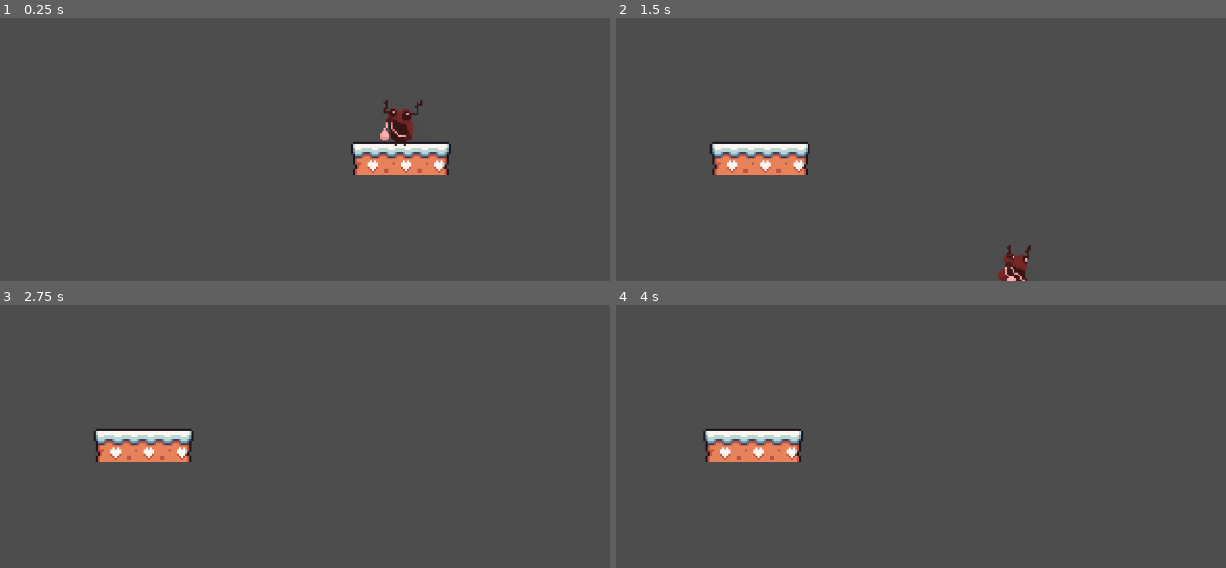
Above: before the commit, frames 1-4 (two rows, left to right).
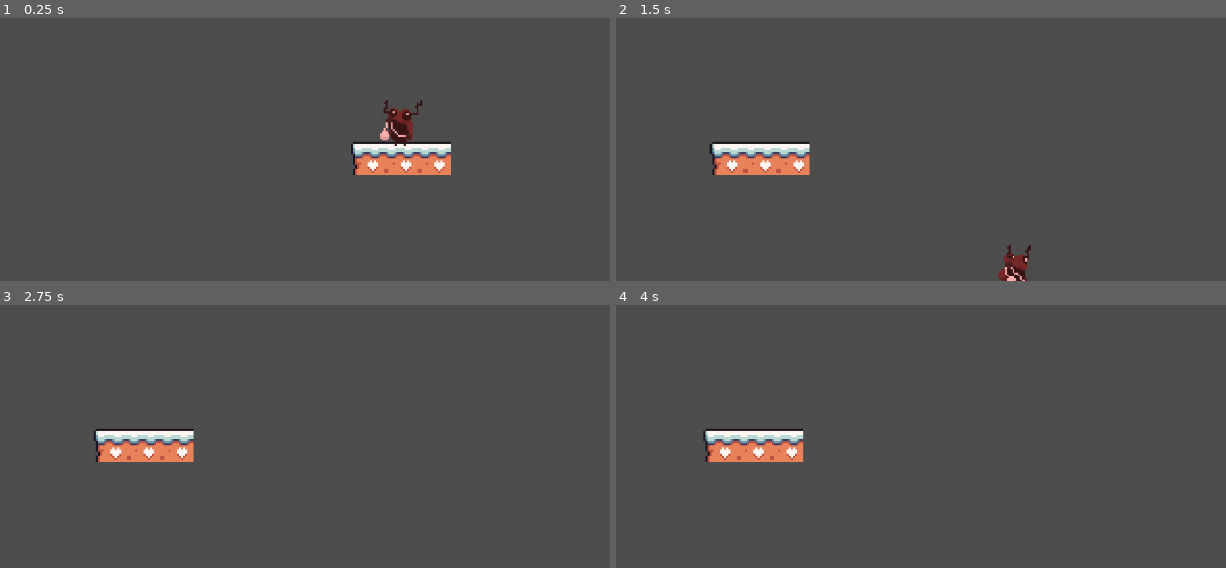
Above: after the commit, the same moments.

Repository: rish497/GodotPlatformer
Game: Godot game, scene res://Scenes/WinterLan.tscn
Same seed, same stepped clock (60 frames per second), same inputs: the game is played once before the commit and once after it. This scene is started directly instead of the project's main scene.
Inputs:
- Up to frame 1 (0.25 s): no input
- Up to frame 2 (1.5 s): tap Enter (ui_accept) at 0.5, 0.77 s; hold Right (ui_right) from 0.53 s (still down)
- Up to frame 3 (2.75 s): tap Enter (ui_accept) at 1.52 s; release Right (ui_right) at 2.03 s; hold Left (ui_left) from 2.03 s (still down)
- Up to frame 4 (4 s): release Left (ui_left) at 2.78 s; hold Right (ui_right) from 2.78 s (still down); tap Enter (ui_accept) at 3.02, 3.77 s

The runs differ from the first frame. In frame 1, 0.1% of the frame differs, in the area x 72-74%, y 47-60%; in frame 2, 0.1%; in frame 3, 0.1%, in the area x 30-32%, y 47-60%; in frame 4, 0.1%.

Commit message:
UpdateTest

Diff:
--- a/Scenes/WinterLan.tscn
+++ b/Scenes/WinterLan.tscn
@@ -262,7 +262,7 @@
 tile_set = SubResource("TileSet_6ewrv")
 format = 2
 layer_0/name = "Background"
-layer_0/tile_data = PackedInt32Array(65535, 196609, 1, 0, 262145, 1, 1, 327681, 1)
+layer_0/tile_data = PackedInt32Array(65535, 196609, 1, 0, 262145, 1, 1, 262145, 1)
 layer_1/name = "Mid"
 
 [node name="Player" parent="." instance=ExtResource("4_4tgq6")]
Not shown, added: Exports/ExportStillDevelopment.zip
Not shown, added: Exports/VaultOfLegends.exe
